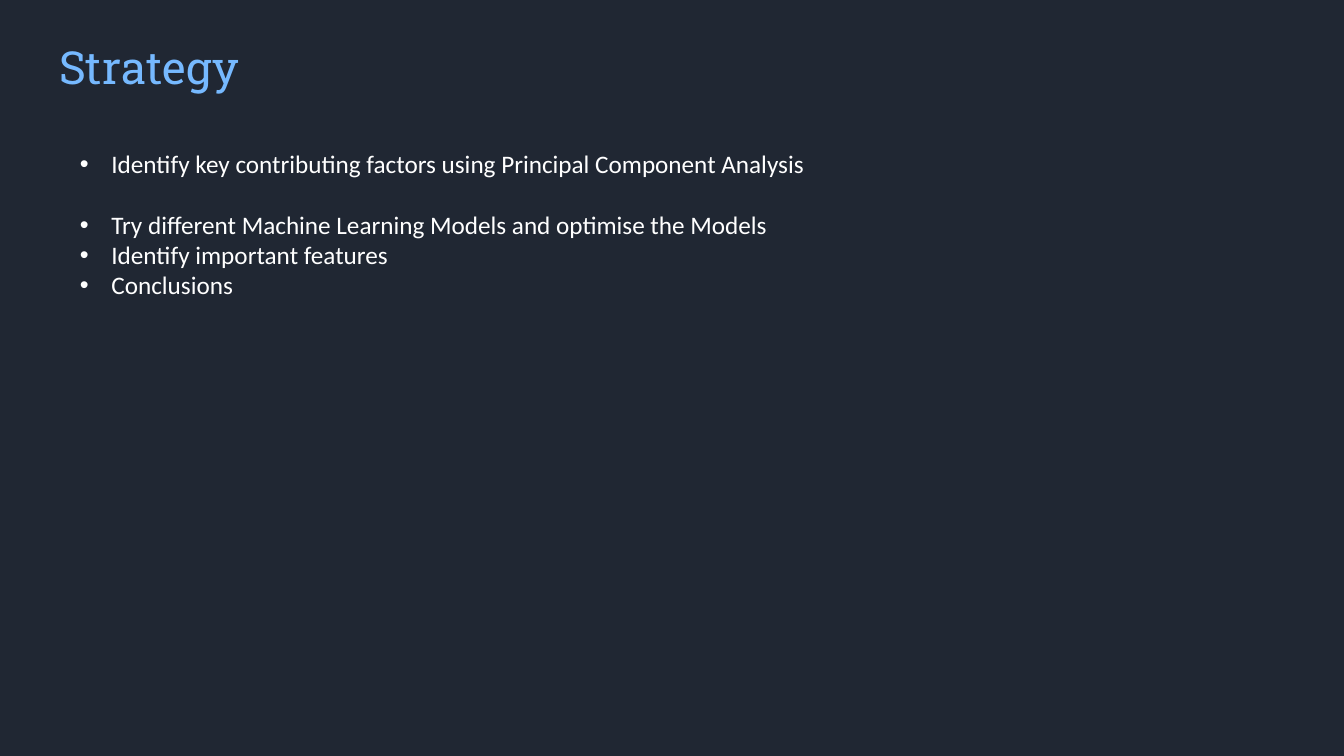
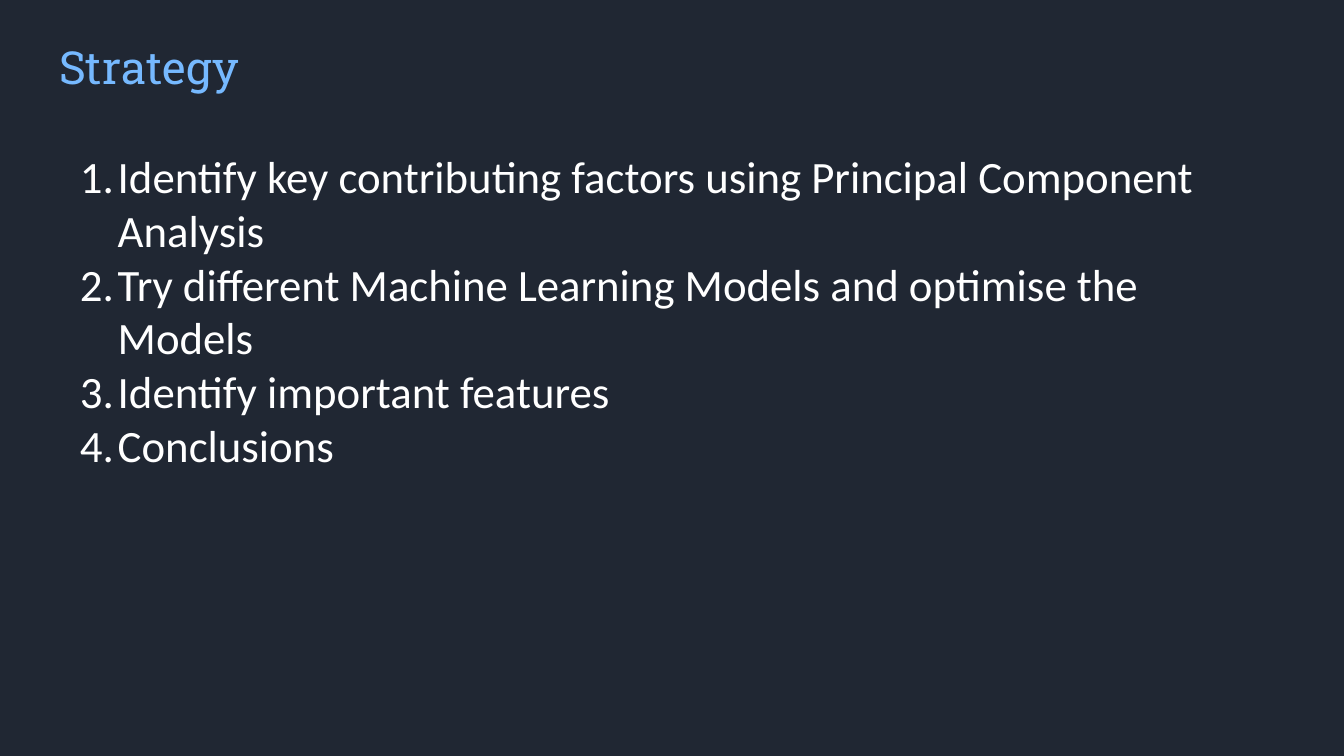
Before and after one commit to syam3500/hackthefuture2025, a slide deck: slide 2 of presentation.pptx (slide 3 before the commit). Drawn at 1344x756 pixels with LibreOffice and Linux fonts; fonts in the diff are those of the drawing; background and template pictures are left out. Boxes give left, top, right and bottom in pixels: in the first picture for what was removed or moved away, otherwise in the second. Text is boxed around its words. In the diff, an @@ line names an element or a change of style, - is before the commit and + after.

```diff
--- a/presentation.pptx
+++ b/presentation.pptx
@@ text "Identify key contributing factors using ..." at (80,162,1192,463): size 18 to 32 pt; bullet • to 1. @@
```
Also in this commit, not shown: 3 other slides changed, 2 slides removed.
